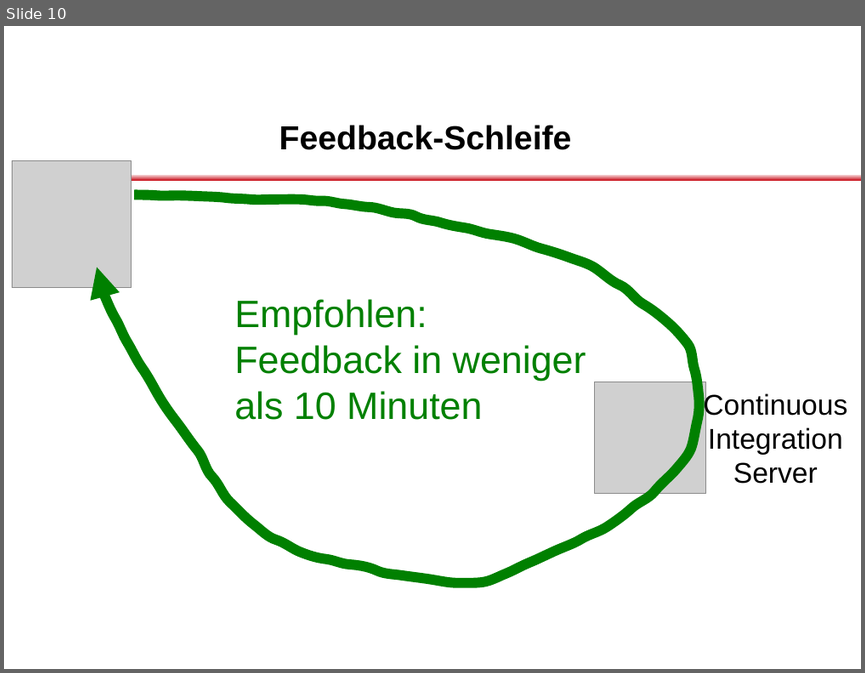
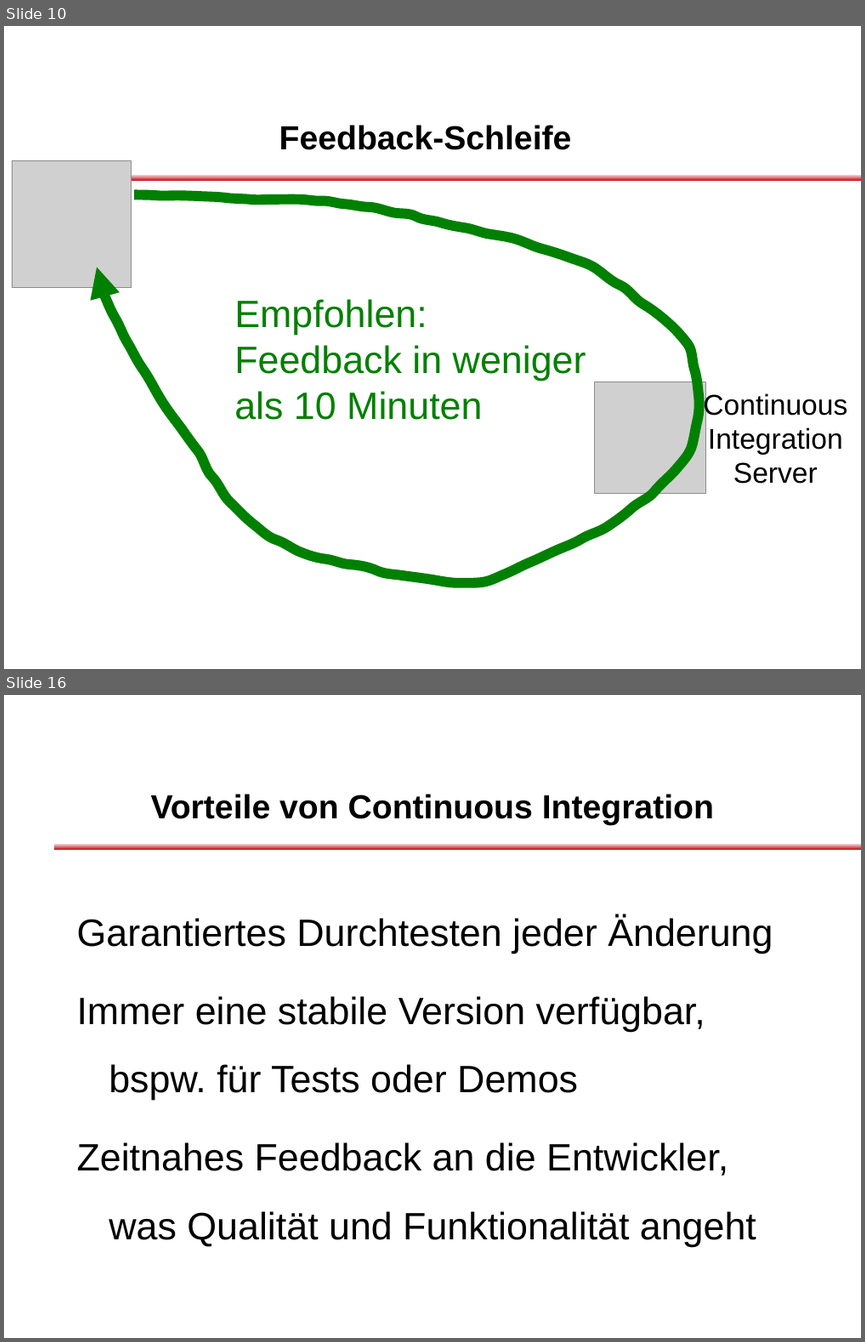
Before and after one commit to dlindner/vorlesung-se2-dhbw, a slide deck: added_2012/Continuous Integration.odp. Shown one above the other, each under a label of ours: slide 10 before the commit, slides 10 and 16 after it; the slides between them are not shown. The pictures are 865x673 and 865x1342 pixels, drawn with LibreOffice and Linux fonts; fonts in the diff are those of the drawing; grey boxes stand for pictures; background and template pictures are left out. Boxes give left, top, right and bottom in pixels: in the first picture for what was removed or moved away, otherwise in the second. Text is boxed around its words. In the diff, an @@ line names an element or a change of style, - is before the commit and + after.

Commit message:
Vorlesungseinheit für Continuous Integration als Release Candidate

```diff
--- a/added_2012/Continuous Integration.odp
+++ b/added_2012/Continuous Integration.odp
@@ slide 16 added at [4,695,861,1338], background #FFFFFF; not listed: 2 template elements that a slide beside it also shows @@
@@ title added at [151,794,714,825], 28 pt, text #000000, bold @@
+Vorteile von Continuous Integration
@@ text added at [77,916,772,1247], 32 pt, text #000000 @@
+Garantiertes Durchtesten jeder Änderung
+Immer eine stabile Version verfügbar, bspw. für Tests oder Demos
+Zeitnahes Feedback an die Entwickler, was Qualität und Funktionalität angeht
```
Also in this commit, not shown: 2 slides changed, 8 other slides added, 8 slides removed.
